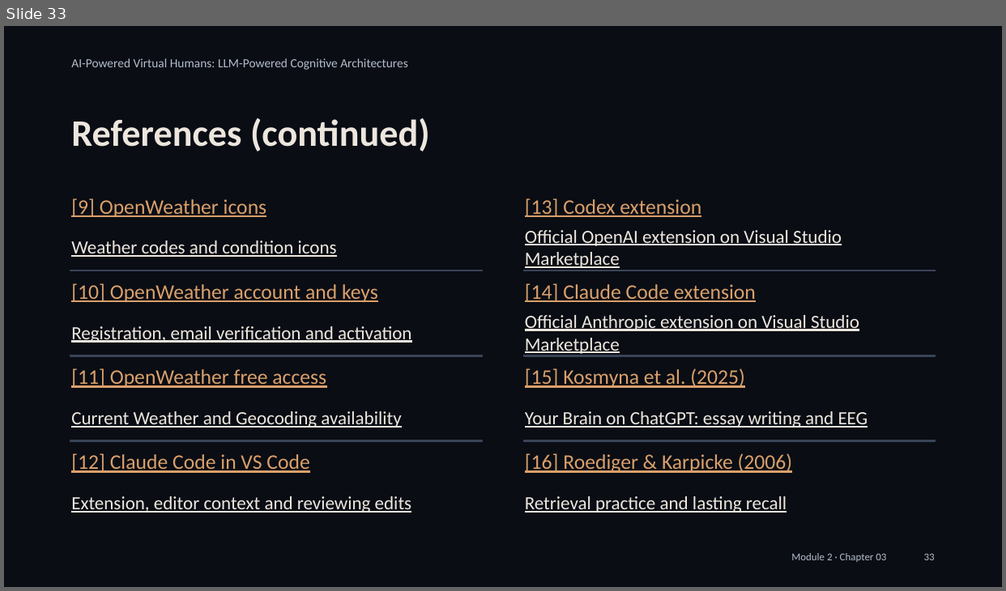
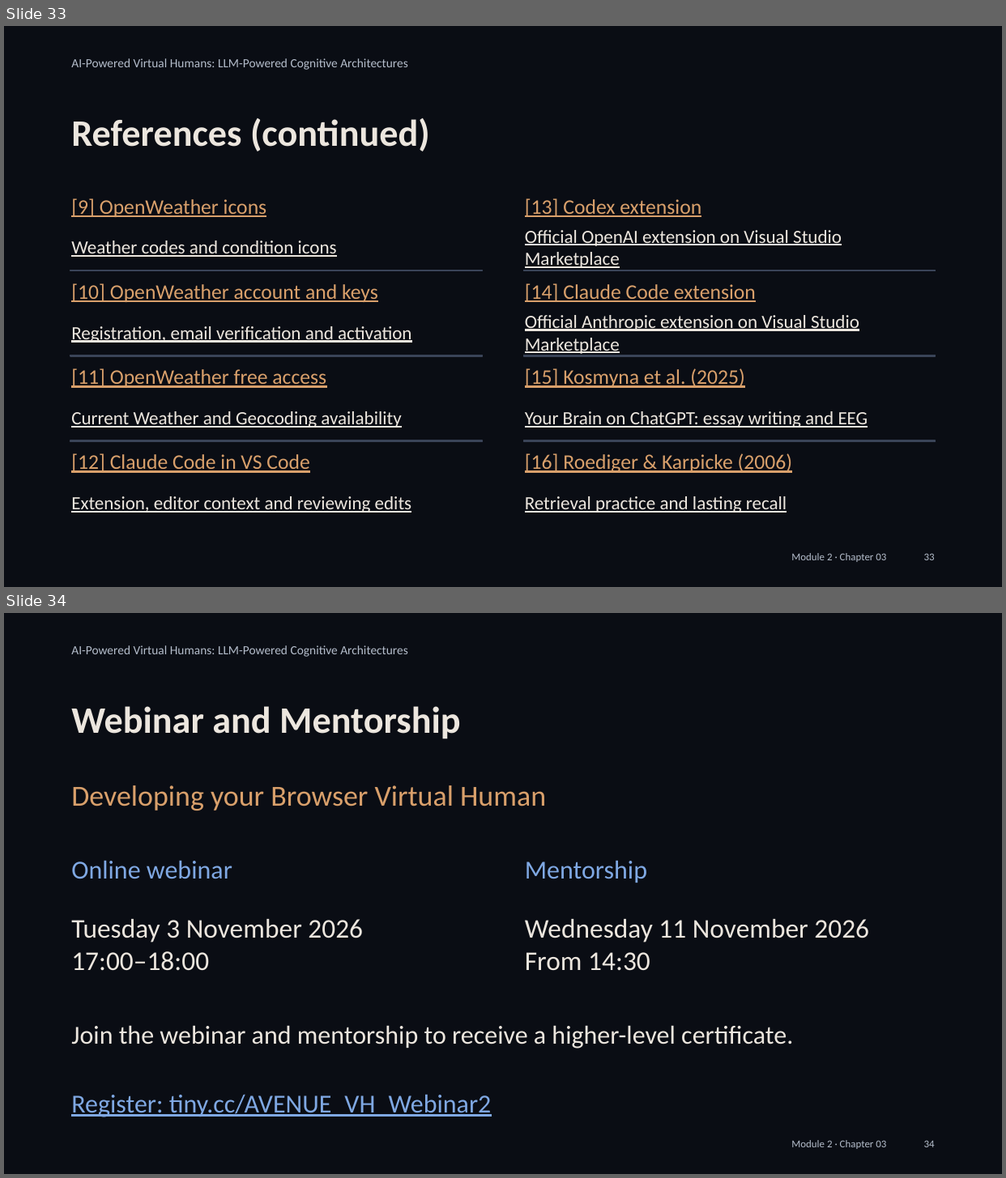
Before and after one commit to alessandropec/virtual-humans-cognitive-architectures, a slide deck: virtual_human_course/Module_2/Chapter_03/Slides/Module_2_Chapter_03_Integration_with_the_Virtual_Human.pptx. Shown one above the other, each under a label of ours: slide 33 before the commit, slides 33 and 34 after it. The pictures are 1006x591 and 1006x1178 pixels, drawn with LibreOffice and Linux fonts; fonts in the diff are those of the drawing. Boxes give left, top, right and bottom in pixels: in the first picture for what was removed or moved away, otherwise in the second. Text is boxed around its words. In the diff, an @@ line names an element or a change of style, - is before the commit and + after.

Commit message:
Add confirmed webinar dates and Part 2 course feedback QR

```diff
--- a/virtual_human_course/Module_2/Chapter_03/Slides/Module_2_Chapter_03_Integration_with_the_Virtual_Human.pptx
+++ b/virtual_human_course/Module_2/Chapter_03/Slides/Module_2_Chapter_03_Integration_with_the_Virtual_Human.pptx
@@ slide 34 added at (x1=4, y1=613, x2=1002, y2=1174), background #0A0D14 @@
@@ text added at (x1=71, y1=645, x2=407, y2=657), 9 pt, text #B4BDCB @@
+AI-Powered Virtual Humans: LLM-Powered Cognitive Architectures
@@ text added at (x1=71, y1=706, x2=461, y2=739), 27 pt, text #ECE6DE, bold @@
+Webinar and Mentorship
@@ text added at (x1=71, y1=786, x2=546, y2=811), 21 pt, text #D9A06B @@
+Developing your Browser Virtual Human
@@ text added at (x1=71, y1=860, x2=232, y2=879), 18.8 pt, text #7FA8E3 @@
+Online webinar
@@ text added at (x1=525, y1=860, x2=647, y2=883), 18.8 pt, text #7FA8E3 @@
+Mentorship
@@ text added at (x1=71, y1=919, x2=363, y2=971), 19.5 pt, text #ECE6DE @@
+Tuesday 3 November 2026
+17:00–18:00
@@ text added at (x1=525, y1=919, x2=869, y2=971), 19.5 pt, text #ECE6DE @@
+Wednesday 11 November 2026
+From 14:30
@@ text added at (x1=71, y1=1025, x2=793, y2=1049), 18.8 pt, text #ECE6DE @@
+Join the webinar and mentorship to receive a higher-level certificate.
@@ text added at (x1=71, y1=1094, x2=492, y2=1118), 18.8 pt, text #7FA8E3, underline @@
+Register: tiny.cc/AVENUE_VH_Webinar2
@@ text added at (x1=791, y1=1140, x2=886, y2=1149), 7.5 pt, text #B4BDCB @@
+Module 2 · Chapter 03
@@ text added at (x1=924, y1=1140, x2=935, y2=1148), 7.5 pt, text #B4BDCB @@
+34
```
Also in this commit, not shown: 1 other slide added, 2 other files.
